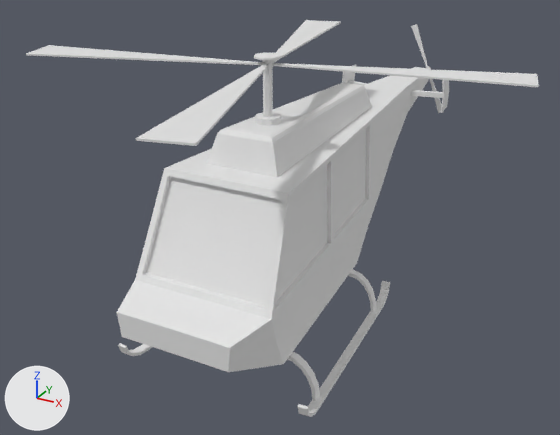
The FBX model Assets/04.yubinModeling/01.Model/helicopter.fbx as it was, and as the next commit left it.
One viewpoint serves both versions: a 50 mm camera at (2.28, -3.99, 2.88) aimed at (-0.19, 0.5, 0.64). Lighting does not change. The marker at lower left points along +X, +Y and +Z. Where no turn or scale is listed for an object, it has been applied to the vertices.

In view in the first picture: 'BaseBody', 'Wheel_down', 'Wheel_up'.
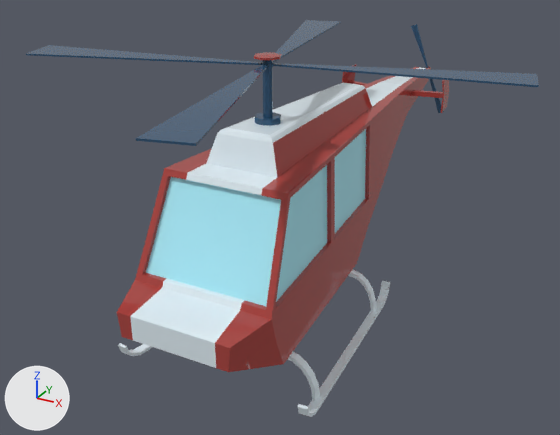
Changed parts and their boxes [x1, y1, x2, y2] in the pictures (560 x 435 px):
'Wheel_up', recoloured, surface changed (white to blue)
    both: [26, 20, 539, 146]
'Wheel_down', recoloured (grey to blue)
    both: [411, 24, 444, 113]
part 1 of me_mesh, recoloured
    both: [117, 52, 449, 415]

Diff of the bpy script that builds the scene:
```diff
--- a/Assets/04.yubinModeling/01.Model/helicopter.fbx.py
+++ b/Assets/04.yubinModeling/01.Model/helicopter.fbx.py
@@ img_colortexture_raisingslime_png @@
+img_colortexture_raisingslime_png = load_image('ColorTexture_RaisingSlime.png', '../03.Materials/ColorTexture_RaisingSlime.png', 64, 64, 'sRGB')
@@ mat_material__51 @@
+mat_material__51 = principled_material('Material #51')
+mat_material__51.texture = img_colortexture_raisingslime_png
+mat_material__51.roughness = 0.0
@@ mat_material__52 @@
+mat_material__52 = principled_material('Material #52')
+mat_material__52.texture = img_colortexture_raisingslime_png
+mat_material__52.roughness = 0.0
@@ mat_material__50 @@
+mat_material__50 = principled_material('Material #50')
+mat_material__50.texture = img_colortexture_raisingslime_png
+mat_material__50.roughness = 0.0
@@ me_mesh @@
 me_mesh.from_pydata(...)  # 554 vertices, 1058 faces; spans x -0.68..0.69, y -1.08..3.05, z 0.0..1.92
 # used by ob_basebody; location = (0.0, 0.0, 0.0)
+# me_mesh part 1: 1058 faces spanning x -0.68..0.69, y -1.08..3.05, z 0.0..1.92 switch from no material to mat_material__50 (picture img_colortexture_raisingslime_png)
@@ me_mesh_001 @@
 me_mesh_001.from_pydata(...)  # 72 vertices, 72 faces; spans x -0.189..0.189, y -0.008..0.008, z -0.406..0.406
+me_mesh_001.materials.append(mat_material__52)  # picture img_colortexture_raisingslime_png
@@ me_mesh_002 @@
 me_mesh_002.from_pydata(...)  # 80 vertices, 80 faces; spans x -1.52..1.52, y -1.52..1.52, z -0.01..0.01
 # used by ob_wheel_up; location = (0.0, 0.0, 1.864)
+# me_mesh_002 part 2: texture (UV) coordinates of 80 of 80 faces, centred in x -1.49..1.49, y -1.49..1.49, z -0.01..0.01, changed; they spanned u 0.0..1.0, v 0.0..1.0 and now span u 0.7..0.82, v 0.69..0.81
+me_mesh_002.materials.append(mat_material__51)  # picture img_colortexture_raisingslime_png
```
